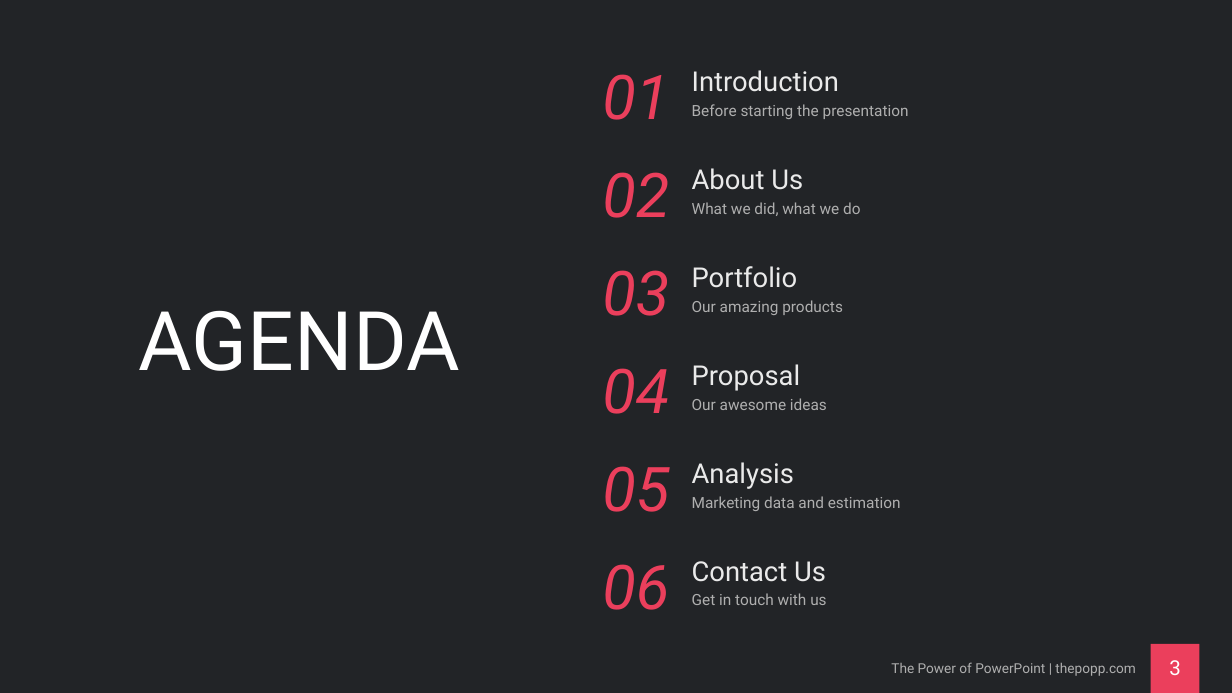
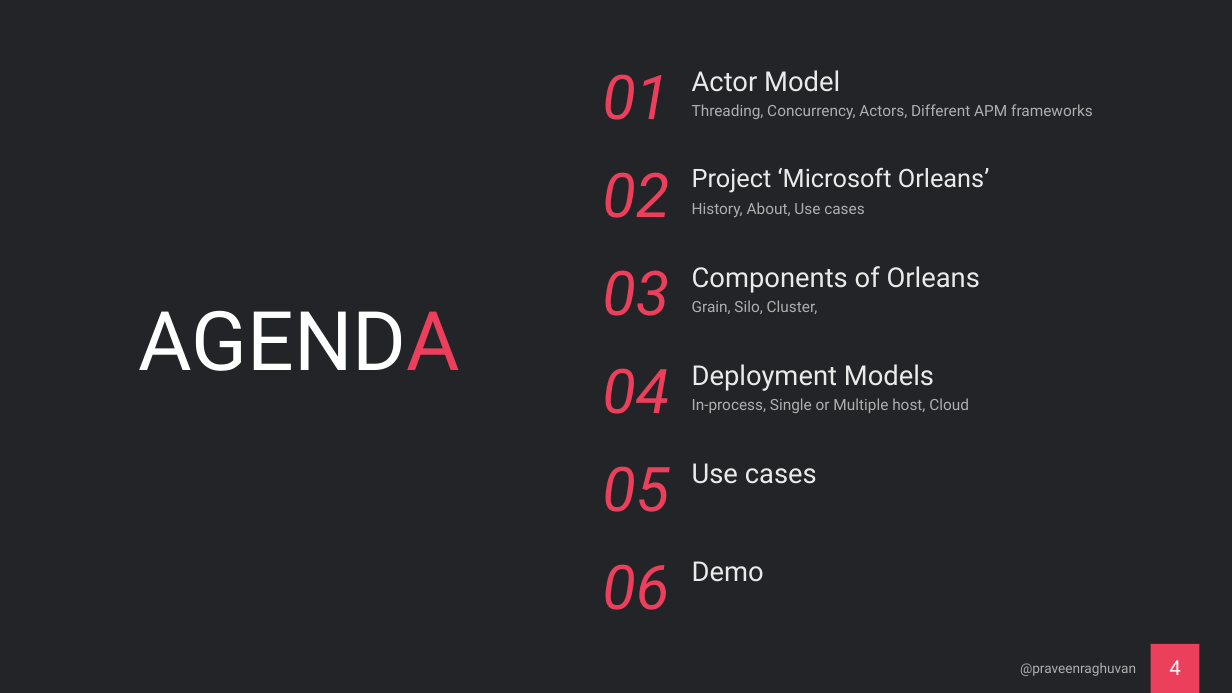
Before and after one commit to praveenraghuvanshi/tech-sessions, a slide deck: slide 4 of drafts/Orleans/ppt/Orleans_draft.pptx (slide 3 before the commit). Drawn at 1232x693 pixels with LibreOffice and Linux fonts; fonts in the diff are those of the drawing. Boxes give left, top, right and bottom in pixels: in the first picture for what was removed or moved away, otherwise in the second. Text is boxed around its words. In the diff, an @@ line names an element or a change of style, - is before the commit and + after.

Commit message:
Update Microsoft Orleans.md, Orleans_draft.pptx, and 2 more files...

```diff
--- a/drafts/Orleans/ppt/Orleans_draft.pptx
+++ b/drafts/Orleans/ppt/Orleans_draft.pptx
@@ text at <box>692,70,840,92</box>: text changed @@
-Introduction
+Actor Model
@@ title "AGENDA" at <box>138,310,460,371</box>: text colour #FFFFFF to #EB3F5C in "AGENDA" @@
@@ text at <box>692,104,1093,119</box>: text changed @@
-Before starting the presentation
+Threading, Concurrency, Actors, Different APM frameworks
@@ text at <box>692,167,989,193</box>: text changed; size 32 to 29.6 pt @@
-About Us
+Project ‘Microsoft Orleans’
@@ text at <box>692,202,864,217</box>: text changed @@
-What we did, what we do
+History, About, Use cases
@@ text at <box>692,266,980,293</box>: text changed @@
-Portfolio
+Components of Orleans
@@ text at <box>692,300,818,314</box>: text changed @@
-Our amazing products
+Grain, Silo, Cluster,
@@ text at <box>692,364,934,391</box>: text changed @@
-Proposal
+Deployment Models
@@ text at <box>692,398,969,413</box>: text changed @@
-Our awesome ideas
+In-process, Single or Multiple host, Cloud
@@ text at <box>692,463,817,484</box>: text changed @@
-Analysis
+Use cases
@@ text removed at <box>692,496,901,511</box> @@
-Marketing data and estimation
@@ text at <box>692,561,764,582</box>: text changed @@
-Contact Us
+Demo
@@ text removed at <box>692,593,826,605</box> @@
-Get in touch with us
@@ text at <box>1020,663,1136,676</box>: text changed @@
-The Power of PowerPoint | thepopp.com
+@praveenraghuvan
@@ page number at <box>1169,660,1181,675</box>: text changed @@
-3
+4
```
Also in this commit, not shown: 55 other slides changed, 4 slides added, 3 other files.
